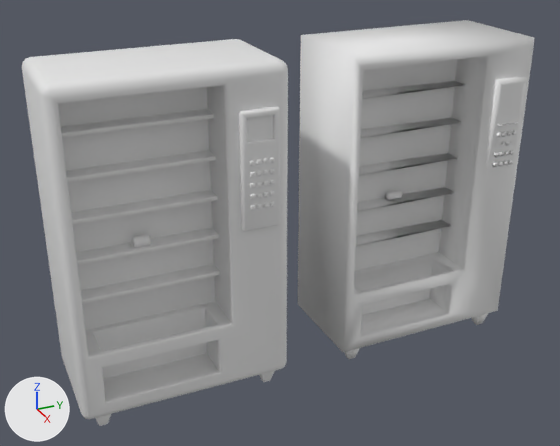
An edit to the FBX model ArtSharing/Props/VendingMachine/Vending_Machine.fbx, drawn before and after from the same camera.
Before and after are seen from a camera (50 mm lens) standing at (8.77, -2.34, 6.46) and looking at (0.03, 1.59, 2.09). Lighting does not change. The marker at lower left points along +X, +Y and +Z.

Names of what the first picture shows: 'Vending_Machine', 'Vending_Machine_Deci'.
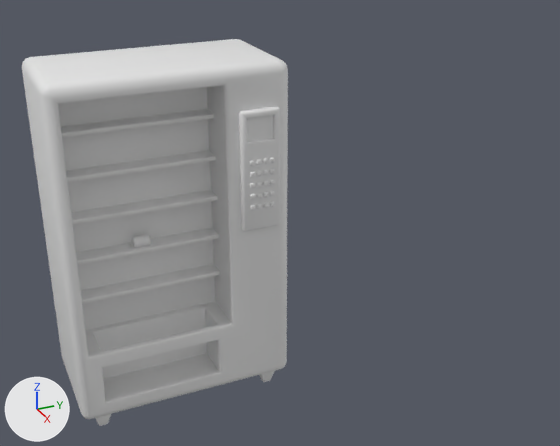
Pixel boxes (x1, y1, x2, y2) of what changed, in the pictures (560 x 446 px):
'Vending_Machine_Deci', deleted: before (298, 20, 534, 359)
    faces in mat_body (white #e7e7e7): (298, 20, 534, 359)
    faces in mat_buttons (white #e7e7e7): (493, 122, 518, 167)
    faces in mat_can (white #e7e7e7): (385, 190, 402, 200)

The edits, one by one:
Object 'Vending_Machine_Deci' (ob_vending_machine_deci) is deleted.
